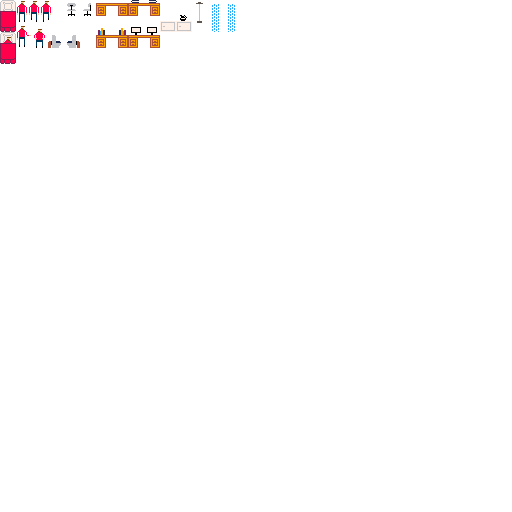
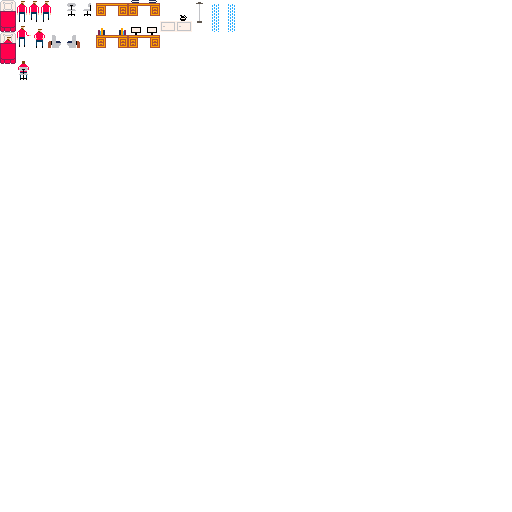
The second 512 x 512 image is a revision of the first. Changes to its layers:
painted on "Background" over [left=18, top=61, right=29, bottom=80]
